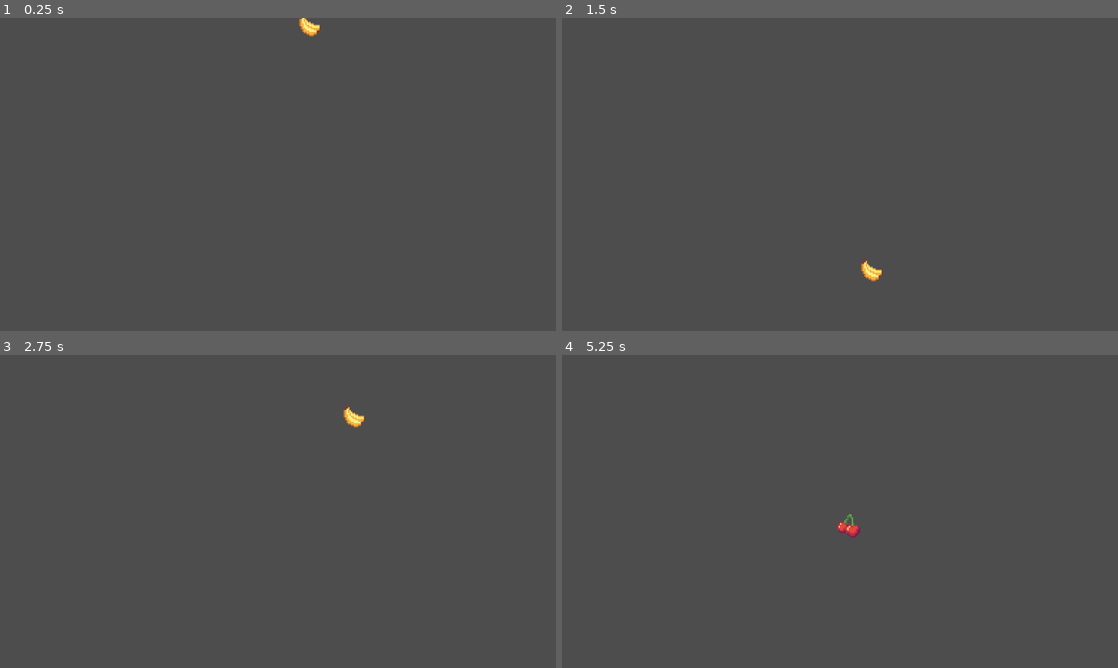
Above: before the commit, frames 1-4 (two rows, left to right).
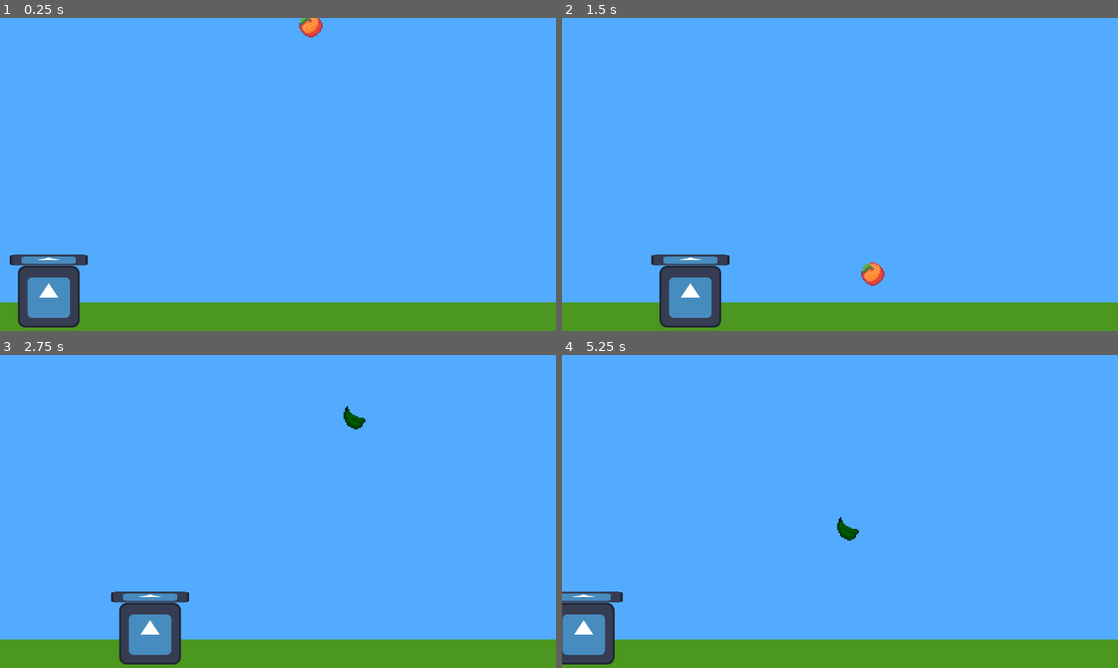
Above: after the commit, the same moments.

Repository: guilhermeSciascio00/FruitDrop
Game: Godot game, scene res://Scenes/game_scene.tscn
Two runs of this game, one before a commit and one after it. Both use one fixed random seed, a clock stepped at 60 frames per second and the inputs below. The engine's default icon, where the game draws it, is replaced by a stand-in: a white triangle on a blue panel in a dark square.
Inputs:
- Up to frame 1 (0.25 s): no input
- Up to frame 2 (1.5 s): hold D (MoveRight, bound only after the commit) 0.53-1.28 s; hold A (MoveLeft, bound only after the commit) from 1.28 s (still down)
- Up to frame 3 (2.75 s): release A (MoveLeft, bound only after the commit) at 2.03 s; hold D (MoveRight, bound only after the commit) from 2.03 s (still down)
- Up to frame 4 (5.25 s): release D (MoveRight, bound only after the commit) at 3.53 s; hold A (MoveLeft, bound only after the commit) from 3.53 s (still down)

The runs differ from the first frame. In frame 1, 99% of the frame differs, in the area x 0-100%, y 0-100%; in frame 2, 99%; in frame 3, 99%; in frame 4, 99%.

Commit message:
Game Improvement
Now it's also possible to spawn hazards, the hazards are the same fruits that appear in the fruit type
however they are poisoned, so if the player take them, he will get damage. The color of the fruit is changed slightly to green
so it's easier to identify, particles will be also added in the future. The game also has a mini life system, if the players
losels all three lives, whether it's by gathering a poisoned fruit or letting a normal fruit pass, we will lose life.
Further improvements and features will be added!

Diff:
--- /dev/null
+++ b/fruit-drop/Resources/FruitRes/item_orange.tres
@@ -0,0 +1,11 @@
+[gd_resource type="Resource" script_class="ItemRes" load_steps=3 format=3 uid="uid://dr00jy5in6dju"]
+
+[ext_resource type="Texture2D" uid="uid://drhct46ufpoos" path="res://Sprites/Orange.tres" id="1_dd4gi"]
+[ext_resource type="Script" uid="uid://ftfcok65dkhu" path="res://Resources/Item_Resource.gd" id="2_3hyan"]
+
+[resource]
+script = ExtResource("2_3hyan")
+item_texture = ExtResource("1_dd4gi")
+item_points = 250
+item_drop_speed = 8.0
+metadata/_custom_type_script = "uid://ftfcok65dkhu"
--- /dev/null
+++ b/fruit-drop/Resources/HazardRes/poisoned_banana.tres
@@ -0,0 +1,13 @@
+[gd_resource type="Resource" script_class="ItemRes" load_steps=3 format=3 uid="uid://cdy38x80vmajh"]
+
+[ext_resource type="Script" uid="uid://ftfcok65dkhu" path="res://Resources/Item_Resource.gd" id="1_5wbtc"]
+[ext_resource type="Texture2D" uid="uid://bm82p0htkaxqp" path="res://Sprites/Banana.tres" id="1_cfidb"]
+
+[resource]
+script = ExtResource("1_5wbtc")
+item_texture = ExtResource("1_cfidb")
+item_name = "PoisonedBanana"
+item_points = -100
+item_drop_speed = 6.0
+item_type = 2
+metadata/_custom_type_script = "uid://ftfcok65dkhu"
--- /dev/null
+++ b/fruit-drop/Resources/HazardRes/poisoned_cherry.tres
@@ -0,0 +1,12 @@
+[gd_resource type="Resource" script_class="ItemRes" load_steps=3 format=3 uid="uid://cbrrdweg7b377"]
+
+[ext_resource type="Script" uid="uid://ftfcok65dkhu" path="res://Resources/Item_Resource.gd" id="1_nu2aj"]
+[ext_resource type="Texture2D" uid="uid://b3t44smilc7su" path="res://Sprites/Cherry.tres" id="1_twc6p"]
+
+[resource]
+script = ExtResource("1_nu2aj")
+item_texture = ExtResource("1_twc6p")
+item_points = -125
+item_drop_speed = 8.0
+item_type = 2
+metadata/_custom_type_script = "uid://ftfcok65dkhu"
--- a/fruit-drop/Resources/Sets/ItemSet00.tres
+++ b/fruit-drop/Resources/Sets/ItemSet00.tres
@@ -1,10 +1,13 @@
-[gd_resource type="Resource" script_class="ItemsSet" load_steps=4 format=3 uid="uid://b786d445ob6k0"]
+[gd_resource type="Resource" script_class="ItemsSet" load_steps=7 format=3 uid="uid://b786d445ob6k0"]
 
 [ext_resource type="Script" uid="uid://c0bwvphepgp3k" path="res://Resources/Items_Set_Res.gd" id="1_2jd7q"]
 [ext_resource type="Resource" uid="uid://dgr2q44t81tht" path="res://Resources/FruitRes/item_banana.tres" id="1_4q5yu"]
 [ext_resource type="Resource" uid="uid://b4vcj2dafmp6s" path="res://Resources/FruitRes/item_cherry.tres" id="2_xsy6q"]
+[ext_resource type="Resource" uid="uid://cdy38x80vmajh" path="res://Resources/HazardRes/poisoned_banana.tres" id="3_tk5mn"]
+[ext_resource type="Resource" uid="uid://dr00jy5in6dju" path="res://Resources/FruitRes/item_orange.tres" id="4_sss1m"]
+[ext_resource type="Resource" uid="uid://cbrrdweg7b377" path="res://Resources/HazardRes/poisoned_cherry.tres" id="5_31yeb"]
 
 [resource]
 script = ExtResource("1_2jd7q")
-itemslist = Array[Resource]([ExtResource("1_4q5yu"), ExtResource("2_xsy6q")])
+itemslist = Array[Resource]([ExtResource("1_4q5yu"), ExtResource("2_xsy6q"), ExtResource("3_tk5mn"), ExtResource("4_sss1m"), ExtResource("5_31yeb")])
 metadata/_custom_type_script = "uid://c0bwvphepgp3k"
--- /dev/null
+++ b/fruit-drop/Scenes/Item_cleaner.tscn
@@ -0,0 +1,15 @@
+[gd_scene load_steps=3 format=3 uid="uid://3co0fhih7al"]
+
+[ext_resource type="Script" uid="uid://x1pljptk57kk" path="res://Scripts/item_cleaner.gd" id="1_qfaih"]
+
+[sub_resource type="WorldBoundaryShape2D" id="WorldBoundaryShape2D_5ysee"]
+
+[node name="ItemCleaner" type="Area2D"]
+collision_layer = 4
+collision_mask = 2
+script = ExtResource("1_qfaih")
+
+[node name="CollisionShape2D" type="CollisionShape2D" parent="."]
+shape = SubResource("WorldBoundaryShape2D_5ysee")
+
+[connection signal="body_entered" from="." to="." method="_on_body_entered"]
--- a/fruit-drop/Scenes/game_scene.tscn
+++ b/fruit-drop/Scenes/game_scene.tscn
@@ -1,7 +1,37 @@
-[gd_scene load_steps=2 format=3 uid="uid://bnvqpftqfladg"]
+[gd_scene load_steps=4 format=3 uid="uid://bnvqpftqfladg"]
 
 [ext_resource type="PackedScene" uid="uid://btdccmopd8ux1" path="res://Scenes/item_spawner.tscn" id="1_x87qo"]
+[ext_resource type="PackedScene" uid="uid://l6ixcys8qwp6" path="res://Scenes/player.tscn" id="2_b6fju"]
+[ext_resource type="PackedScene" uid="uid://3co0fhih7al" path="res://Scenes/Item_cleaner.tscn" id="3_6h5vk"]
 
 [node name="GameScene" type="Node2D"]
 
+[node name="Background" type="Node" parent="."]
+
+[node name="GroundColor" type="ColorRect" parent="Background"]
+z_index = 2
+offset_left = -111.00001
+offset_top = 589.0
+offset_right = -71.00001
+offset_bottom = 629.0
+scale = Vector2(33.280003, 1.6)
+color = Color(0.2948033, 0.59, 0.12389998, 1)
+
+[node name="Sky" type="ColorRect" parent="Background"]
+offset_left = -344.99997
+offset_right = -304.99997
+offset_bottom = 40.0
+scale = Vector2(44.767975, 19.839924)
+color = Color(0.32, 0.6713333, 1, 1)
+
 [node name="ItemSpawner" parent="." instance=ExtResource("1_x87qo")]
+
+[node name="Player" parent="." instance=ExtResource("2_b6fju")]
+unique_name_in_owner = true
+position = Vector2(101, 577)
+collision_mask = 2
+
+[node name="ItemCleaner" parent="." instance=ExtResource("3_6h5vk")]
+position = Vector2(0, 794)
+
+[connection signal="on_game_over" from="Player" to="ItemSpawner" method="_on_player_on_game_over"]
--- a/fruit-drop/Scenes/item_base.tscn
+++ b/fruit-drop/Scenes/item_base.tscn
@@ -8,6 +8,8 @@
 radius = 22.0
 
 [node name="ItemBase" type="RigidBody2D"]
+z_index = 4
+collision_layer = 2
 gravity_scale = 0.5
 script = ExtResource("1_q7odv")
 set_list = Array[Resource]([ExtResource("2_qmjsp")])
--- a/fruit-drop/Scenes/player.tscn
+++ b/fruit-drop/Scenes/player.tscn
@@ -21,7 +21,10 @@
 size = Vector2(156, 20)
 
 [node name="Player" type="CharacterBody2D"]
+z_index = 5
 script = ExtResource("1_cvnsp")
+player_speed = 300.0
+bounds_offset = 50.0
 
 [node name="AnimatedSprite2D" type="AnimatedSprite2D" parent="."]
 sprite_frames = SubResource("SpriteFrames_cvnsp")
@@ -32,6 +35,7 @@
 
 [node name="FruitGatherer" type="Area2D" parent="."]
 position = Vector2(0, -76)
+collision_mask = 2
 
 [node name="CollisionShape2D" type="CollisionShape2D" parent="FruitGatherer"]
 shape = SubResource("RectangleShape2D_cvnsp")
@@ -39,3 +43,5 @@
 [node name="Sprite2D" type="Sprite2D" parent="FruitGatherer"]
 scale = Vector2(1.265, 0.175)
 texture = ExtResource("1_v0iea")
+
+[connection signal="body_entered" from="FruitGatherer" to="." method="_on_fruit_gatherer_body_entered"]
--- a/fruit-drop/Scripts/item_base.gd
+++ b/fruit-drop/Scripts/item_base.gd
@@ -1,4 +1,4 @@
-class_name itemBase extends RigidBody2D
+class_name ItemBase extends RigidBody2D
 
 @export var set_list : Array[Resource]
 #Item attributes
@@ -13,6 +13,7 @@
 	#Item_SetUp
 	spawn_item_from_list(get_set_list())
 	linear_velocity.y = item_drop_speed
+	poison_the_fruit()
 
 func get_set_list() -> Resource:
 	var set_list_to_use : Resource
@@ -38,3 +39,7 @@
 	item_drop_speed = random_item.item_drop_speed
 	sprite_2d.texture = random_item.item_texture
 	item_type = random_item.item_type
+
+func poison_the_fruit() -> void:
+	if item_type == ItemRes.item_types.HAZARD:
+		sprite_2d.self_modulate = Color.DARK_GREEN
--- /dev/null
+++ b/fruit-drop/Scripts/item_cleaner.gd
@@ -0,0 +1,11 @@
+extends Area2D
+
+@onready var player: Player = %Player
+
+func _on_body_entered(body: Node2D) -> void:
+	if body is ItemBase:
+		if body.item_type == ItemRes.item_types.FRUIT:
+			body.queue_free()
+			player.take_damage()
+		else:
+			body.queue_free()
--- a/fruit-drop/Scripts/item_spawner.gd
+++ b/fruit-drop/Scripts/item_spawner.gd
@@ -14,7 +14,7 @@
 
 func spawn_item() -> void:
 	var spawn_pos = get_random_pos()
-	var item : itemBase = item_to_spawn.instantiate()
+	var item : ItemBase = item_to_spawn.instantiate()
 	item.position = spawn_pos
 	add_child(item)
 
@@ -24,3 +24,6 @@
 
 func _on_spawn_timer_timeout() -> void:
 	spawn_item()
+
+func _on_player_on_game_over() -> void:
+	spawn_timer.stop()
--- a/fruit-drop/Scripts/player.gd
+++ b/fruit-drop/Scripts/player.gd
@@ -1,11 +1,48 @@
-extends CharacterBody2D
+class_name Player extends CharacterBody2D
 
+@export var player_speed : float
+@export var bounds_offset : float
+var player_lives : int = 3
+@onready var is_game_over: bool = false
+#References
+@onready var fruit_gatherer: Area2D = $FruitGatherer
 
-# Called when the node enters the scene tree for the first time.
-func _ready() -> void:
-	pass # Replace with function body.
+signal on_game_over
 
+func _physics_process(_delta: float) -> void:
+	if !is_game_over:
+		get_player_movement()
+		player_movement_boundaries()
+		move_and_slide()
 
-# Called every frame. 'delta' is the elapsed time since the previous frame.
-func _process(delta: float) -> void:
-	pass
+func get_player_movement() -> void:
+	var direction : float = Input.get_axis("MoveLeft", "MoveRight")
+	var movement : Vector2 = Vector2(direction * player_speed, 0)
+	velocity = movement
+
+func player_movement_boundaries() -> void:
+	var vp_size : Vector2 = get_viewport_rect().size
+	var newPos : Vector2 = Vector2(clampf(position.x, 0 + bounds_offset, vp_size.x - bounds_offset), position.y)
+	position = newPos
+
+func take_damage() -> void:
+	player_lives -= 1
+	if player_lives <= 0:
+		player_lives = 0
+		is_game_over = true
+		on_game_over.emit()
+
+func _on_fruit_gatherer_body_entered(body: Node2D) -> void:
+	if body is ItemBase:
+		match (body.item_type):
+			ItemRes.item_types.FRUIT:
+				print("We've got a fruit")
+				#Increase the score
+				body.queue_free()
+			ItemRes.item_types.POWER_UP:
+				print("We've got a pw-up")
+				body.queue_free()
+			ItemRes.item_types.HAZARD:
+				print("Oh no, we got hit")
+				take_damage()
+				body.queue_free()
--- /dev/null
+++ b/fruit-drop/Sprites/Orange.tres
@@ -0,0 +1,9 @@
+[gd_resource type="AtlasTexture" load_steps=2 format=3 uid="uid://drhct46ufpoos"]
+
+[ext_resource type="Texture2D" uid="uid://cf1nmhi0en5c2" path="res://Assets/Fruit+.png" id="1_3j4u6"]
+
+[resource]
+atlas = ExtResource("1_3j4u6")
+region = Rect2(144, 16, 16, 16)
+margin = Rect2(0, 0.435, 0.05, 1.6)
+filter_clip = true
--- a/fruit-drop/project.godot
+++ b/fruit-drop/project.godot
@@ -19,6 +19,27 @@
 
 window/stretch/mode="viewport"
 
+[input]
+
+MoveRight={
+"deadzone": 0.2,
+"events": [Object(InputEventKey,"resource_local_to_scene":false,"resource_name":"","device":-1,"window_id":0,"alt_pressed":false,"shift_pressed":false,"ctrl_pressed":false,"meta_pressed":false,"pressed":false,"keycode":0,"physical_keycode":68,"key_label":0,"unicode":100,"location":0,"echo":false,"script":null)
+, Object(InputEventKey,"resource_local_to_scene":false,"resource_name":"","device":-1,"window_id":0,"alt_pressed":false,"shift_pressed":false,"ctrl_pressed":false,"meta_pressed":false,"pressed":false,"keycode":0,"physical_keycode":4194321,"key_label":0,"unicode":0,"location":0,"echo":false,"script":null)
+]
+}
+MoveLeft={
+"deadzone": 0.2,
+"events": [Object(InputEventKey,"resource_local_to_scene":false,"resource_name":"","device":-1,"window_id":0,"alt_pressed":false,"shift_pressed":false,"ctrl_pressed":false,"meta_pressed":false,"pressed":false,"keycode":0,"physical_keycode":65,"key_label":0,"unicode":97,"location":0,"echo":false,"script":null)
+, Object(InputEventKey,"resource_local_to_scene":false,"resource_name":"","device":-1,"window_id":0,"alt_pressed":false,"shift_pressed":false,"ctrl_pressed":false,"meta_pressed":false,"pressed":false,"keycode":0,"physical_keycode":4194319,"key_label":0,"unicode":0,"location":0,"echo":false,"script":null)
+]
+}
+
+[layer_names]
+
+2d_physics/layer_1="player"
+2d_physics/layer_2="items"
+2d_physics/layer_3="item_cleaner"
+
 [rendering]
 
 textures/canvas_textures/default_texture_filter=0
Not shown, added: fruit-drop/Scripts/item_cleaner.gd.uid
